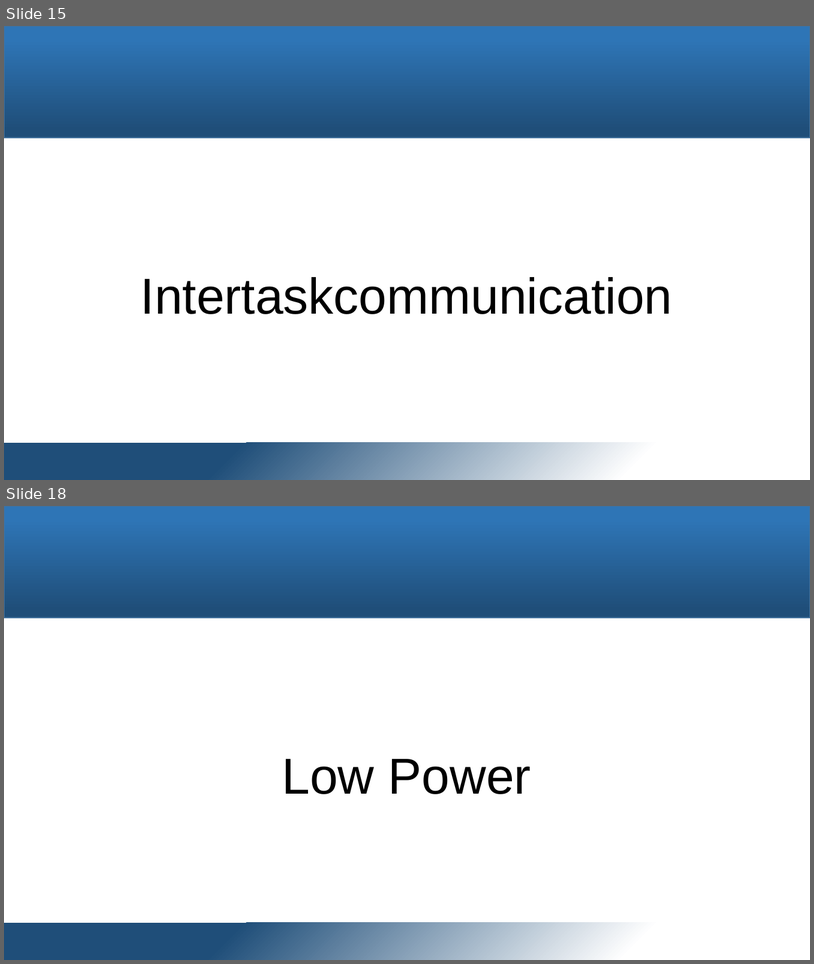
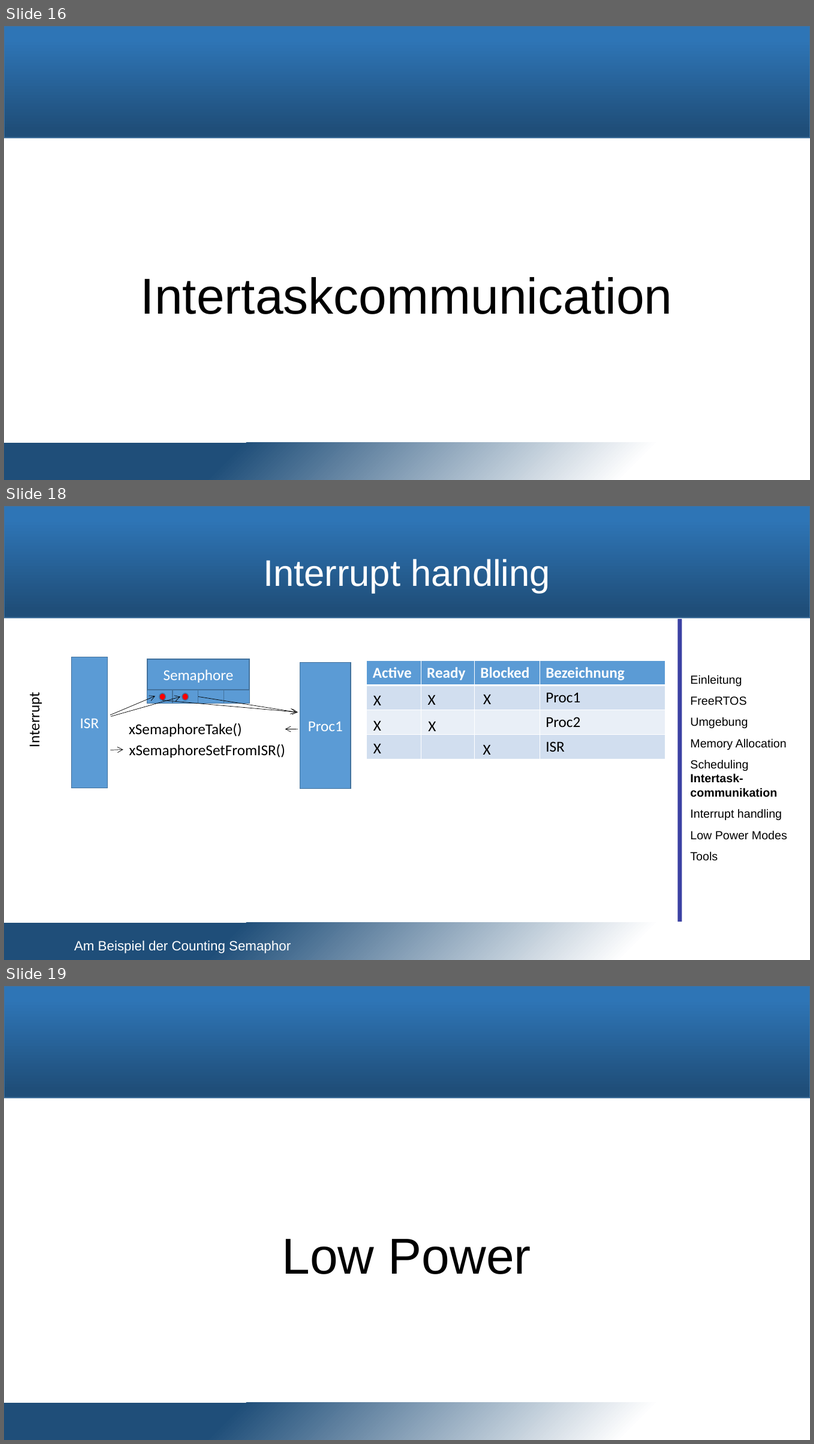
Before and after one commit to snobz/Seminar_BS_2017, a slide deck: Päsi/Seminar Betriebssysteme_cb.pptx. Shown one above the other, each under a label of ours: slides 15 and 18 before the commit, slides 16, 18 and 19 after it; the slides between them are not shown. The pictures are 814x964 and 814x1444 pixels, drawn with LibreOffice and Linux fonts; fonts in the diff are those of the drawing; background and template pictures are left out. Boxes give left, top, right and bottom in pixels: in the first picture for what was removed or moved away, otherwise in the second. Text is boxed around its words. In the diff, an @@ line names an element or a change of style, - is before the commit and + after.

```diff
--- a/Päsi/Seminar Betriebssysteme_cb.pptx
+++ b/Päsi/Seminar Betriebssysteme_cb.pptx
@@ slide 18 added at bbox=[4, 506, 810, 960], background #FFFFFF; not listed: 2 template elements that a slide beside it also shows @@
@@ title added at bbox=[263, 559, 551, 593], 44 pt, text #FFFFFF @@
+Interrupt handling
@@ line added from (680, 619) to (680, 922), #181CC7 5 pt @@
@@ rectangle added at bbox=[71, 657, 107, 787], fill #5B9BD5, outline #43739E 1 pt, 18 pt, text #FFFFFF @@
+ISR
@@ rectangle added at bbox=[147, 659, 249, 690], fill #5B9BD5, outline #43739E 1 pt, 18 pt, text #FFFFFF @@
+Semaphore
@@ rectangle added at bbox=[300, 663, 351, 789], fill #5B9BD5, outline #43739E 1 pt, 18 pt, text #FFFFFF @@
+Proc1
@@ table added at bbox=[367, 661, 666, 759], 4 rows, 4 columns @@
+Active | Ready | Blocked | Bezeichnung
+ |  |  | Proc1
+ |  |  | Proc2
+ |  |  | ISR
@@ text added at bbox=[690, 675, 788, 861], 14 pt, text #000000 @@
+Einleitung
+FreeRTOS
+Umgebung
+Memory Allocation
+Scheduling
+Intertask-communikation
+Interrupt handling
+Low Power Modes Tools
@@ text added at bbox=[25, 697, 44, 745], 18 pt, text #000000 @@
+Interrupt
@@ arrow added from (110, 715) to (155, 696), #000000 0.5 pt @@
@@ arrow added from (111, 717) to (180, 697), #000000 0.5 pt @@
@@ rectangle added at bbox=[147, 690, 173, 703], fill #5B9BD5, outline #43739E 1 pt @@
@@ ellipse added at bbox=[159, 693, 165, 700], fill #FF0000, outline #43739E 1 pt @@
@@ arrow added from (162, 700) to (298, 712), #000000 0.5 pt @@
@@ rectangle added at bbox=[173, 690, 199, 703], fill #5B9BD5, outline #43739E 1 pt @@
@@ ellipse added at bbox=[182, 693, 189, 700], fill #FF0000, outline #43739E 1 pt @@
@@ rectangle added at bbox=[198, 690, 224, 703], fill #5B9BD5, outline #43739E 1 pt @@
@@ arrow added from (198, 697) to (296, 712), #000000 0.5 pt @@
@@ rectangle added at bbox=[224, 690, 250, 703], fill #5B9BD5, outline #43739E 1 pt @@
@@ text added at bbox=[374, 695, 381, 705], 18 pt, text #000000 @@
+X
@@ text added at bbox=[428, 694, 436, 705], 18 pt, text #000000 @@
+X
@@ text added at bbox=[483, 694, 491, 704], 18 pt, text #000000 @@
+X
@@ text added at bbox=[374, 720, 381, 730], 18 pt, text #000000 @@
+X
@@ text added at bbox=[428, 721, 436, 731], 18 pt, text #000000 @@
+X
@@ text added at bbox=[129, 723, 242, 736], 18 pt, text #000000 @@
+xSemaphoreTake()
@@ arrow added from (298, 729) to (285, 729), #000000 0.5 pt @@
@@ arrow added from (110, 750) to (123, 749), #000000 0.5 pt @@
@@ text added at bbox=[129, 744, 285, 757], 18 pt, text #000000 @@
+xSemaphoreSetFromISR()
@@ text added at bbox=[374, 743, 381, 753], 18 pt, text #000000 @@
+X
@@ text added at bbox=[483, 744, 491, 754], 18 pt, text #000000 @@
+X
@@ text added at bbox=[74, 940, 291, 953], 16 pt, text #FFFFFF @@
+Am Beispiel der Counting Semaphor
@@ what was slide 15 is now slide 16 @@
@@ what was slide 18 is now slide 19 @@
```
Also in this commit, not shown: 3 slides changed, 1 other slide added, 1 slide removed, 3 other files.
